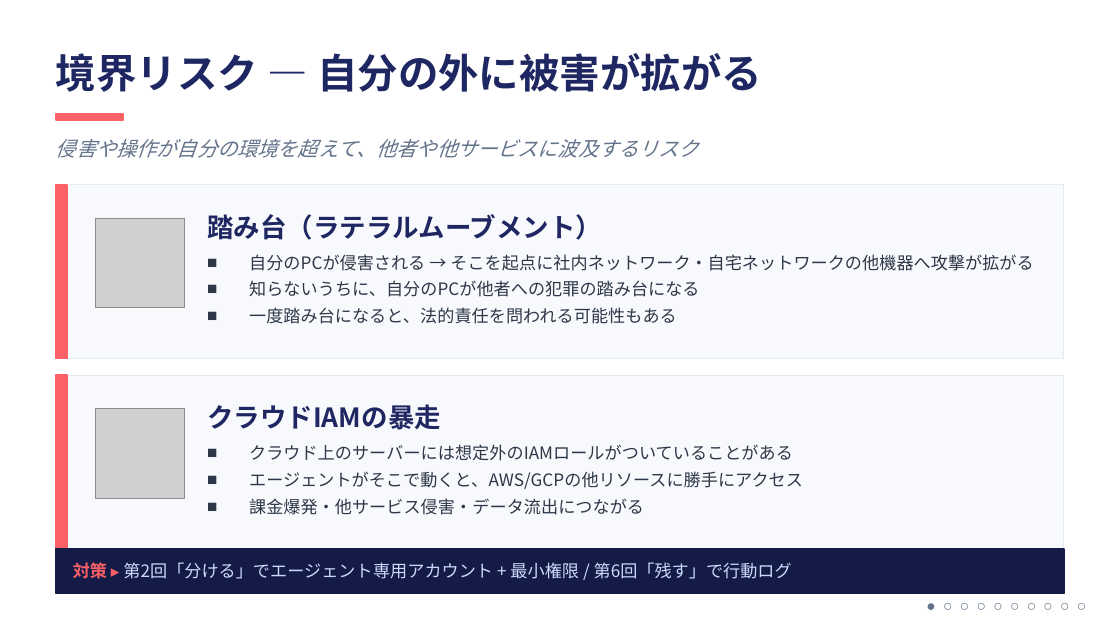
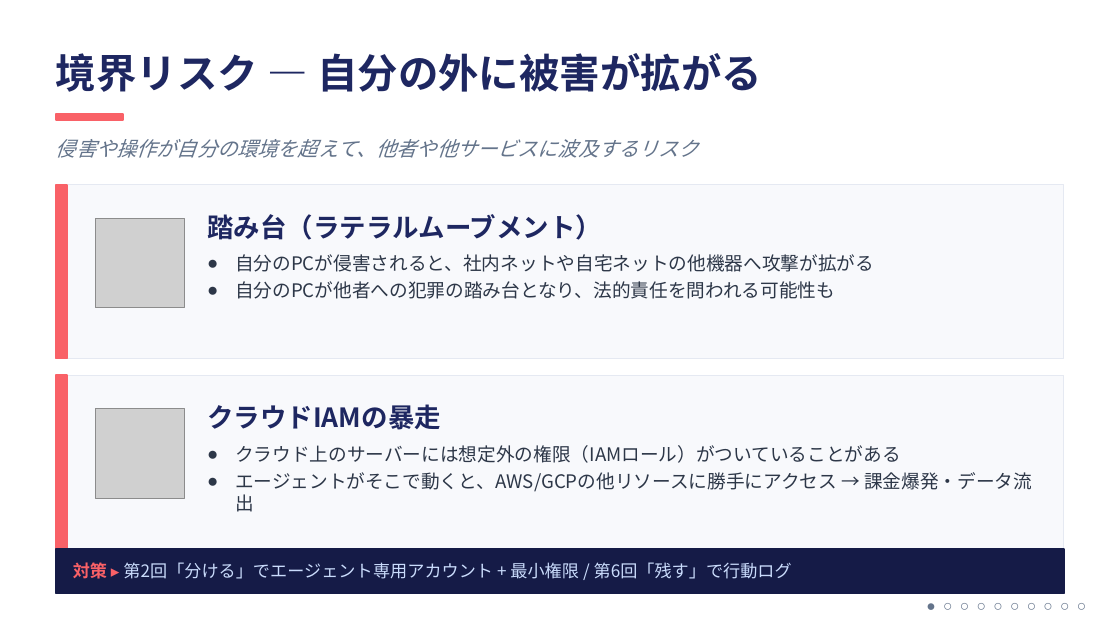
Before and after one commit to ktsuchida11/ClaudeWorkshop, a slide deck: slide 8 of session1/session1_full.pptx. Drawn at 1120x630 pixels with LibreOffice and Linux fonts; fonts in the diff are those of the drawing; grey boxes stand for pictures. Boxes give left, top, right and bottom in pixels: in the first picture for what was removed or moved away, otherwise in the second. Text is boxed around its words. In the diff, an @@ line names an element or a change of style, - is before the commit and + after.

```diff
--- a/session1/session1_full.pptx
+++ b/session1/session1_full.pptx
@@ text at [235,254,874,299]: text changed; size 11 to 12 pt @@
-■ 自分のPCが侵害される → そこを起点に社内ネットワーク・自宅ネットワークの他機器へ攻撃が拡がる
-■ 知らないうちに、自分のPCが他者への犯罪の踏み台になる
-■ 一度踏み台になると、法的責任を問われる可能性もある
+● 自分のPCが侵害されると、社内ネットや自宅ネットの他機器へ攻撃が拡がる
+● 自分のPCが他者への犯罪の踏み台となり、法的責任を問われる可能性も
@@ text at [235,445,1032,512]: text changed; size 11 to 12 pt @@
-■ クラウド上のサーバーには想定外のIAMロールがついていることがある
-■ エージェントがそこで動くと、AWS/GCPの他リソースに勝手にアクセス
-■ 課金爆発・他サービス侵害・データ流出につながる
+● クラウド上のサーバーには想定外の権限（IAMロール）がついていることがある
+● エージェントがそこで動くと、AWS/GCPの他リソースに勝手にアクセス → 課金爆発・データ流出
```
Also in this commit, not shown: 14 other slides changed.
